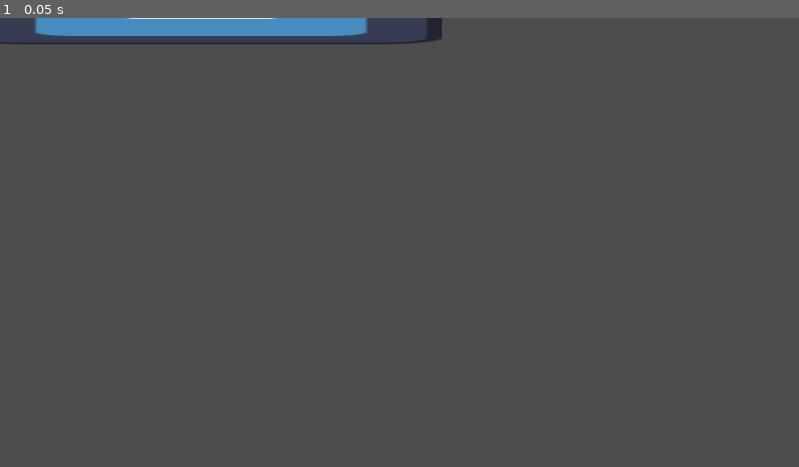
Above: before the commit, frame 1.
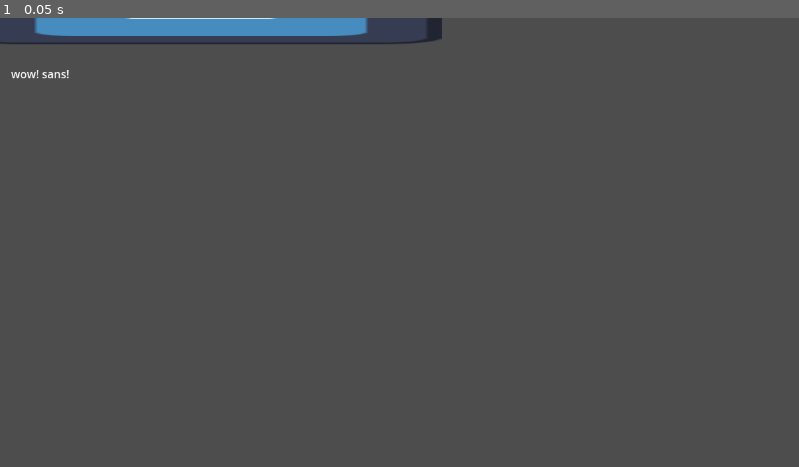
Above: after the commit, the same moment.

Repository: toadsam/Creative-Media-Programming
Game: Godot game, scene res://adwdawd.tscn
The game is run twice, just before and just after one commit, with the same random seed, the same clock (stepped at 60 frames per second) and the same inputs. The project has no main scene, so this scene is started directly. The engine's default icon, where the game draws it, is replaced by a stand-in: a white triangle on a blue panel in a dark square.
Inputs:
- Up to frame 1 (0.05 s): no input

The runs differ from the first frame. In frame 1, less than 0.1% of the frame differs, in the area x 1-9%, y 11-14%.

Commit message:
[ADD] sans!(-형빈)

Diff:
--- a/beatascendia/adwdawd.tscn
+++ b/beatascendia/adwdawd.tscn
@@ -12,3 +12,10 @@
 texture = ExtResource("1_3ywik")
 
 [node name="CollisionShape2D" type="CollisionShape2D" parent="Area2D"]
+
+[node name="Label" type="Label" parent="."]
+offset_left = 16.0
+offset_top = 69.0
+offset_right = 100.0
+offset_bottom = 92.0
+text = "wow! sans!"
